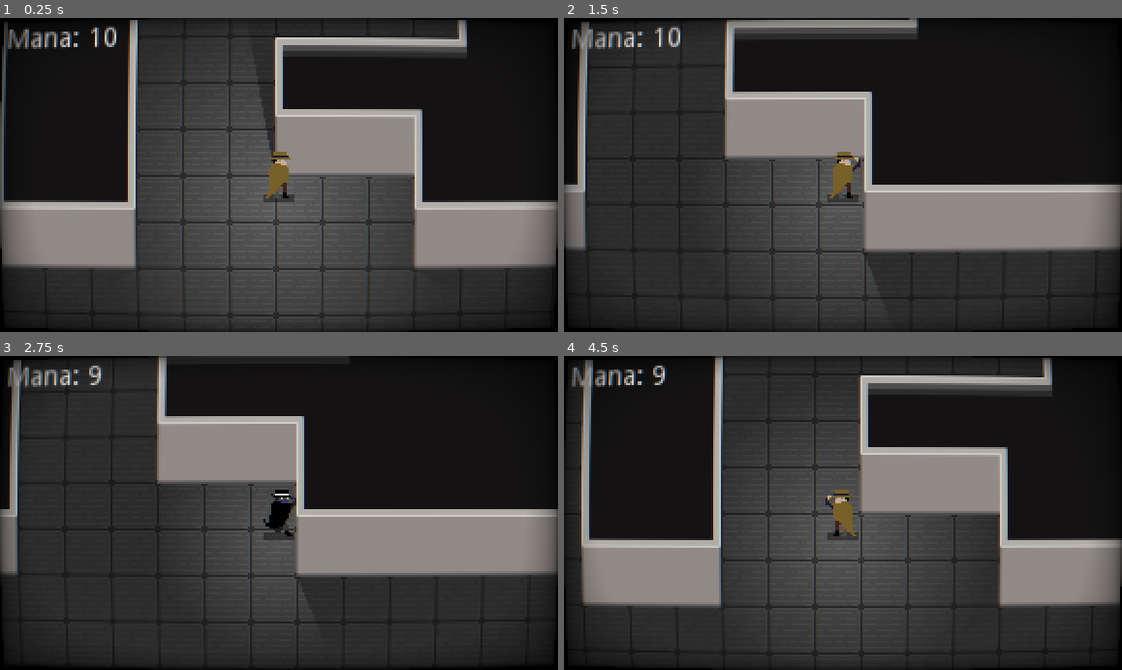
Above: before the commit, frames 1-4 (two rows, left to right).
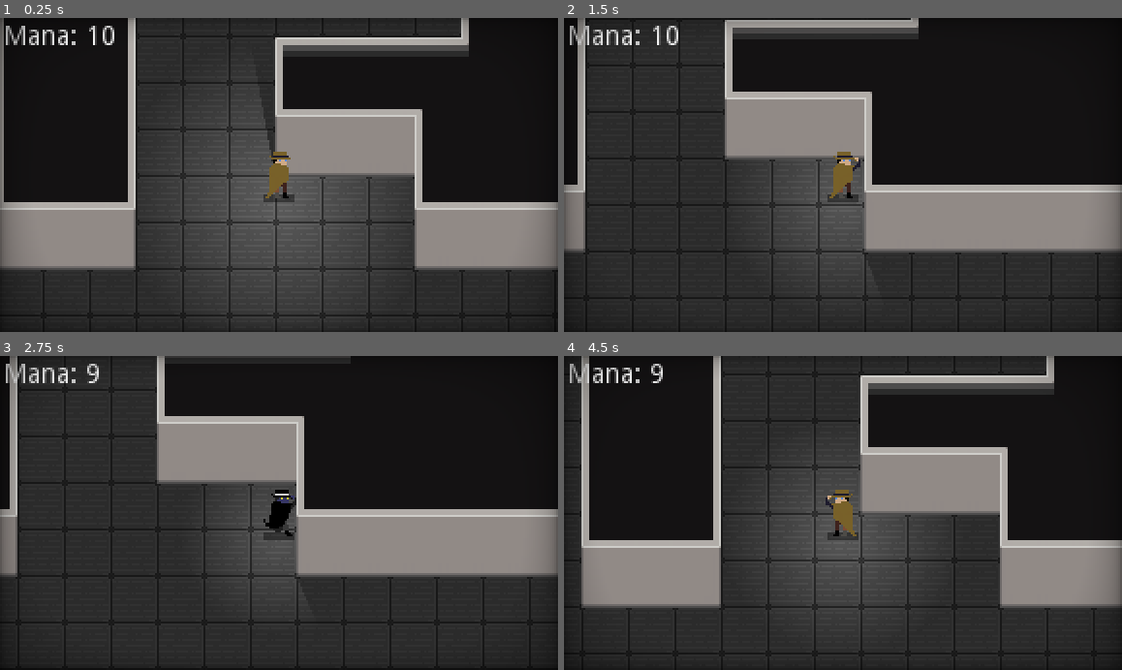
Above: after the commit, the same moments.

Repository: Cabidge/SGD1
Game: Godot game, scene res://assets/Main.tscn
Two runs of this game, one before a commit and one after it. Both use one fixed random seed, a clock stepped at 60 frames per second and the inputs below. The engine's default icon, where the game draws it, is replaced by a stand-in: a white triangle on a blue panel in a dark square.
Inputs (mouse positions are in pixels of both pictures, inside the frame that each line leads up to):
- Up to frame 1 (0.25 s): no input
- Up to frame 2 (1.5 s): tap Enter at 0.5 s; move the mouse to (965, 159) at 0.52 s; press the mouse at (965, 159) at 0.53 s; hold D (move_right) 0.53-1.28 s; move the mouse to (731, 190) at 1.27 s; release the mouse at (731, 190) at 1.28 s; hold S (move_down) from 1.28 s (still down); right-click (731, 190) at 1.35 s
- Up to frame 3 (2.75 s): move the mouse to (334, 443) at 2.02 s; release S (move_down) at 2.03 s; press the mouse at (334, 443) at 2.03 s; hold D (move_right) from 2.03 s (still down)
- Up to frame 4 (4.5 s): move the mouse to (815, 575) at 2.77 s; release D (move_right) at 2.78 s; release the mouse at (815, 575) at 2.78 s; hold W (move_up) 2.78-3.53 s; right-click (815, 575) at 2.85 s; move the mouse to (1010, 560) at 3.52 s; press the mouse at (1010, 560) at 3.53 s; hold A (move_left) from 3.53 s (still down); move the mouse to (675, 465) at 4.27 s; release the mouse at (675, 465) at 4.28 s; right-click (675, 465) at 4.35 s

The runs differ from the first frame. In frame 1, 4.7% of the frame differs, in the area x 0-100%, y 0-100%; in frame 2, 3.2%; in frame 3, 2.6%; in frame 4, 4.4%.

Commit message:
Tuned visuals.

Diff:
--- a/assets/player/Player.gd
+++ b/assets/player/Player.gd
@@ -4,9 +4,9 @@
 const SLOW_SPEED = MAX_SPEED * 0.1
 
 const DEFAULT_ENERGY = 1.0
-const DEFAULT_SCALE = 0.78
+const DEFAULT_SCALE = 0.6
 const STEALTH_ENERGY = 0.9
-const STEALTH_SCALE = 0.5
+const STEALTH_SCALE = 0.4
 
 var velocity : Vector2 = Vector2.ZERO
 
--- a/shaders/crt_material.tres
+++ b/shaders/crt_material.tres
@@ -5,12 +5,12 @@
 [resource]
 shader = ExtResource( 1 )
 shader_param/screen_size = Vector2( 288, 162 )
-shader_param/show_curvature = true
+shader_param/show_curvature = false
 shader_param/curvature_x_amount = 8.0
 shader_param/curvature_y_amount = 6.0
 shader_param/corner_color = Color( 0, 0, 0, 1 )
 shader_param/show_vignette = true
-shader_param/vignette_opacity = 0.22
+shader_param/vignette_opacity = 0.13
 shader_param/show_horizontal_scan_lines = false
 shader_param/horizontal_scan_lines_amount = 180.0
 shader_param/horizontal_scan_lines_opacity = 1.0
@@ -18,4 +18,4 @@
 shader_param/vertical_scan_lines_amount = 320.0
 shader_param/vertical_scan_lines_opacity = 1.0
 shader_param/boost = 1.0
-shader_param/aberration_amount = 0.2
+shader_param/aberration_amount = 0.0
